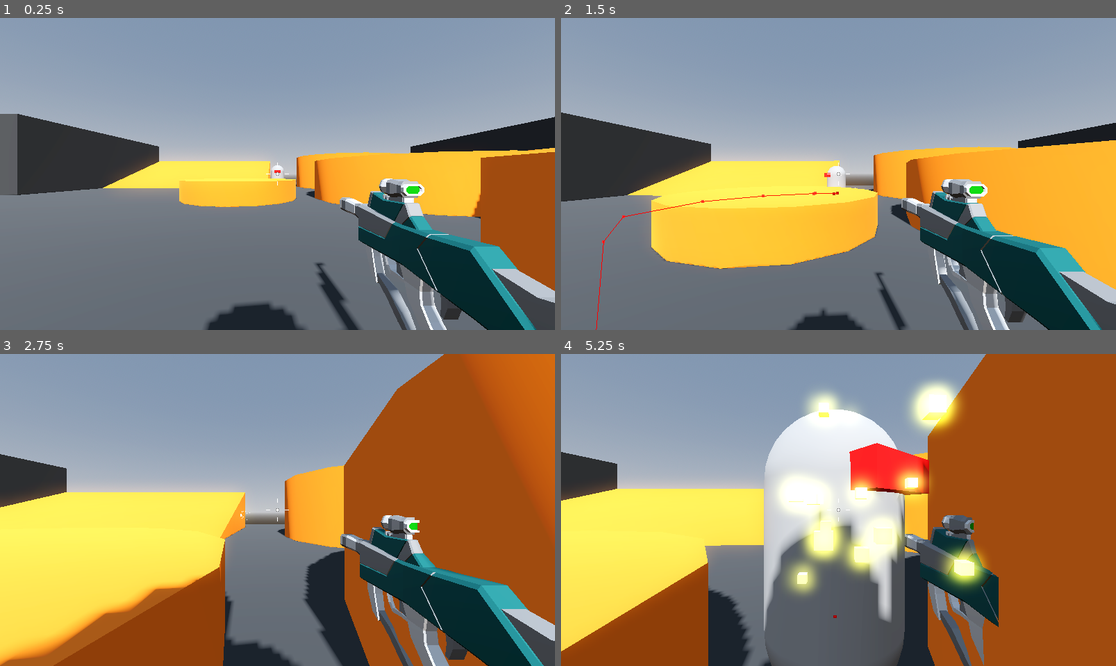
Above: before the commit, frames 1-4 (two rows, left to right).
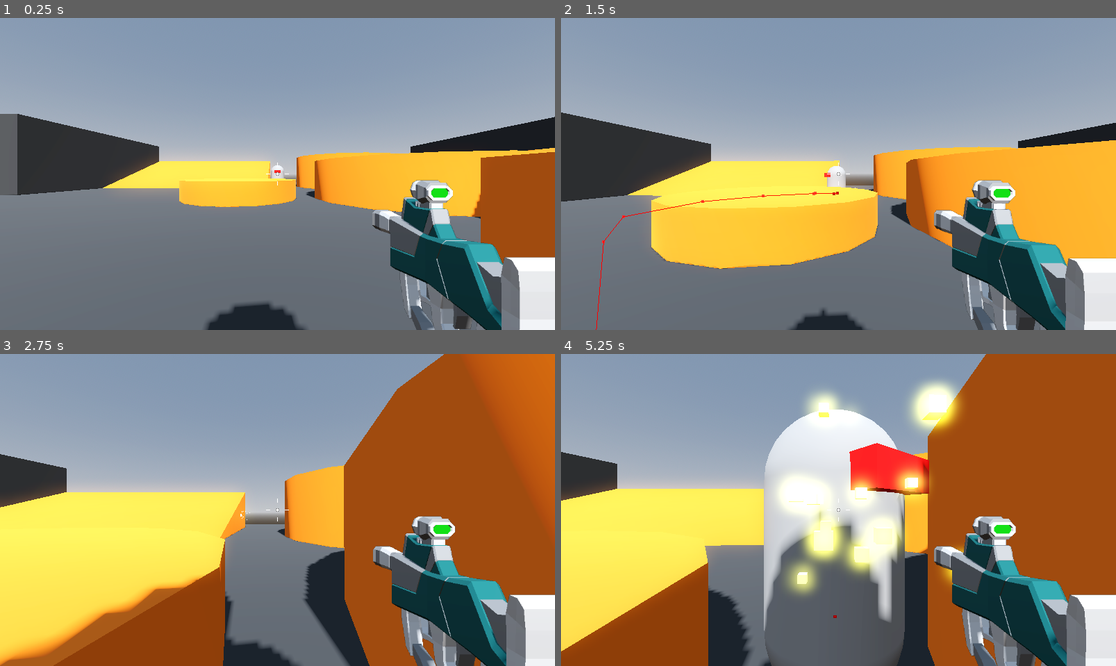
Above: after the commit, the same moments.

Repository: niamh-d/godot-3d-fps
Game: Godot game, scene res://Levels/sandbox.tscn
The game is run twice, just before and just after one commit, with the same random seed, the same clock (stepped at 60 frames per second) and the same inputs.
Inputs (mouse positions are in pixels of both pictures, inside the frame that each line leads up to):
- Up to frame 1 (0.25 s): no input
- Up to frame 2 (1.5 s): tap Enter at 0.5 s; move the mouse to (866, 174) at 0.52 s; press the mouse at (866, 174) at 0.53 s; hold W (move_forward) from 0.53 s (still down); tap Space (jump) at 0.77 s; move the mouse to (810, 174) at 1.27 s; release the mouse at (810, 174) at 1.28 s; click (810, 174) at 1.35 s
- Up to frame 3 (2.75 s): keep holding W (move_forward); tap Space (jump) at 1.52 s; move the mouse to (288, 503) at 2.02 s; press the mouse at (288, 503) at 2.03 s
- Up to frame 4 (5.25 s): keep holding W (move_forward); move the mouse to (832, 516) at 2.77 s; release the mouse at (832, 516) at 2.78 s; click (832, 516) at 2.85 s; tap Space (jump) at 3.02, 3.77, 4.52 s; move the mouse to (877, 513) at 3.52 s; press the mouse at (877, 513) at 3.53 s; move the mouse to (794, 506) at 4.27 s; release the mouse at (794, 506) at 4.28 s; click (794, 506) at 4.35 s; move the mouse to (844, 510) at 5.02 s; press the mouse at (844, 510) at 5.03 s

The runs differ from the first frame. In frame 1, 8.8% of the frame differs, in the area x 56-100%, y 51-100%; in frame 2, 8.6%; in frame 3, 8.6%; in frame 4, 10%, in the area x 61-100%, y 51-100%.

Commit message:
weapon camera

Diff:
--- a/Player/player.tscn
+++ b/Player/player.tscn
@@ -24,9 +24,32 @@
 [node name="SmoothCamera" type="Camera3D" parent="CameraPivot"]
 transform = Transform3D(1, 0, 0, 0, 1, 0, 0, 0, 1, 0, 0.3, 0)
 top_level = true
+cull_mask = 1048573
 script = ExtResource("2_7qui5")
 
 [node name="SMG" parent="CameraPivot/SmoothCamera" instance=ExtResource("3_wsx7g")]
+
+[node name="RemoteTransform3D" type="RemoteTransform3D" parent="CameraPivot/SmoothCamera"]
+remote_path = NodePath("../../../SubViewportContainer/SubViewport/WeaponCamera")
+
+[node name="SubViewportContainer" type="SubViewportContainer" parent="."]
+anchors_preset = 15
+anchor_right = 1.0
+anchor_bottom = 1.0
+grow_horizontal = 2
+grow_vertical = 2
+stretch = true
+
+[node name="SubViewport" type="SubViewport" parent="SubViewportContainer"]
+transparent_bg = true
+handle_input_locally = false
+size = Vector2i(1152, 648)
+render_target_update_mode = 4
+
+[node name="WeaponCamera" type="Camera3D" parent="SubViewportContainer/SubViewport"]
+transform = Transform3D(1, 0, 0, 0, 1, 0, 0, 0, 1, 0, 0.3, 0)
+cull_mask = 2
+fov = 40.0
 
 [node name="CenterContainer" type="CenterContainer" parent="."]
 anchors_preset = 15
--- a/Sparks/sparks.tscn
+++ b/Sparks/sparks.tscn
@@ -21,6 +21,21 @@
 
 [sub_resource type="BoxMesh" id="BoxMesh_t21er"]
 size = Vector3(0.1, 0.1, 0.1)
+
+[sub_resource type="Animation" id="Animation_5r3wi"]
+length = 0.001
+tracks/0/type = "value"
+tracks/0/imported = false
+tracks/0/enabled = true
+tracks/0/path = NodePath(".:emitting")
+tracks/0/interp = 1
+tracks/0/loop_wrap = true
+tracks/0/keys = {
+"times": PackedFloat32Array(0),
+"transitions": PackedFloat32Array(1),
+"update": 1,
+"values": [false]
+}
 
 [sub_resource type="Animation" id="Animation_bkngr"]
 resource_name = "spark"
@@ -52,21 +67,6 @@
 }]
 }
 
-[sub_resource type="Animation" id="Animation_5r3wi"]
-length = 0.001
-tracks/0/type = "value"
-tracks/0/imported = false
-tracks/0/enabled = true
-tracks/0/path = NodePath(".:emitting")
-tracks/0/interp = 1
-tracks/0/loop_wrap = true
-tracks/0/keys = {
-"times": PackedFloat32Array(0),
-"transitions": PackedFloat32Array(1),
-"update": 1,
-"values": [false]
-}
-
 [sub_resource type="AnimationLibrary" id="AnimationLibrary_wpms5"]
 _data = {
 "RESET": SubResource("Animation_5r3wi"),
--- a/Weapons/smg.tscn
+++ b/Weapons/smg.tscn
@@ -31,10 +31,38 @@
 muffle_flash = NodePath("MuzzleFlash")
 
 [node name="SMG" parent="." index="1" instance=ExtResource("2_2xc1m")]
-transform = Transform3D(1, 0, 0, 0, 1, 0, 0, 0, 1, 0.7, -0.35, -1)
+transform = Transform3D(1, 0, 0, 0, 1, 0, 0, 0, 1, 0.7, -0.35, -1.8)
+
+[node name="Suppressors_003" parent="SMG" index="0"]
+layers = 2
+
+[node name="Part_024" parent="SMG" index="1"]
+layers = 2
+
+[node name="Rail_009" parent="SMG" index="2"]
+layers = 2
+
+[node name="Grip_017" parent="SMG" index="3"]
+layers = 2
+
+[node name="Charger_011" parent="SMG" index="4"]
+layers = 2
+
+[node name="Scope_016" parent="SMG" index="5"]
+layers = 2
+
+[node name="Part_029" parent="SMG" index="6"]
+layers = 2
+
+[node name="Part_030" parent="SMG" index="7"]
+layers = 2
+
+[node name="Gun butt_012" parent="SMG" index="8"]
+layers = 2
 
 [node name="MuzzleFlash" type="GPUParticles3D" parent="." index="3"]
-transform = Transform3D(1, 0, 0, 0, 1, 0, 0, 0, 1, 0.7, -0.3, -2.1)
+transform = Transform3D(1, 0, 0, 0, 1, 0, 0, 0, 1, 0.7, -0.3, -3)
+layers = 2
 material_override = SubResource("StandardMaterial3D_hmb81")
 cast_shadow = 0
 emitting = false
@@ -45,3 +73,5 @@
 local_coords = true
 process_material = SubResource("ParticleProcessMaterial_hrvg0")
 draw_pass_1 = SubResource("BoxMesh_tnw5t")
+
+[editable path="SMG"]
